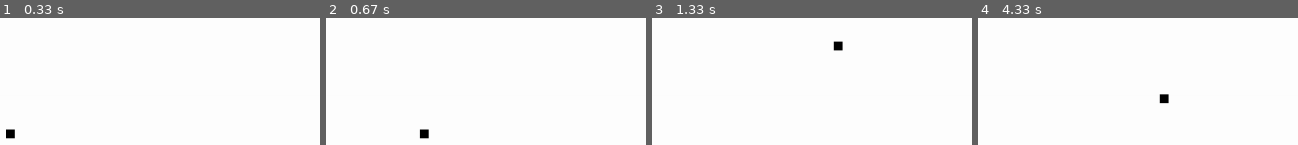
Above: before the commit, frames 1-4 (left to right).
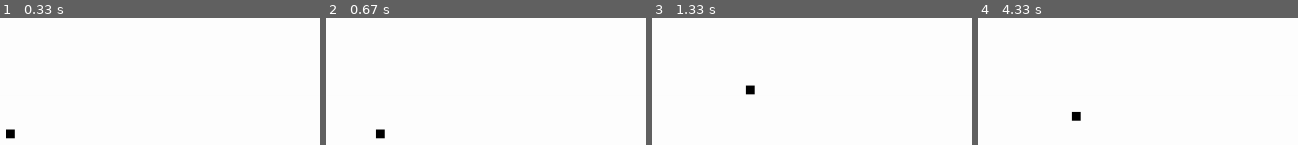
Above: after the commit, the same moments.

Repository: skylinetmk/MyPyGame
Game: pygame game, started from snake.py
Same seed, same stepped clock (60 frames per second), same inputs: the game is played once before the commit and once after it.
Inputs:
- Up to frame 1 (0.33 s): no input
- Up to frame 2 (0.67 s): hold Right from 0.33 s (still down)
- Up to frame 3 (1.33 s): release Right at 0.8 s; hold Up 0.83-1.13 s; hold Right from 1.17 s (still down)
- Up to frame 4 (4.33 s): release Right at 1.63 s; hold Left 1.67-2.2 s; hold Down 2.23-2.53 s; hold Left 2.57-2.97 s; hold Up 3-3.37 s; hold Right 3.4-4.03 s; hold Down from 4.07 s (still down)

Frame 1 is identical in both runs. In frame 2, 0.5% of the frame differs, in the area x 15-33%, y 87-96%; in frame 3, 0.5%, in the area x 29-60%, y 18-61%; in frame 4, 0.5%.

Commit message:
Змейка, врезаясь в экран будет пиводить к остановке игры (добавлены условия), также добавлен вывод сообщения на экран через функицию

Diff:
--- a/snake.py
+++ b/snake.py
@@ -1,3 +1,5 @@
+import time
+
 import pygame
 #инициализируем pygame
 pygame.init()
@@ -18,6 +20,11 @@
 white = (255, 255, 255)
 black = (0, 0, 0)
 red = (255, 0, 0)
+message_color = (190, 233, 22)
+
+#стиль выводимого текста на экран при ошибках или окончании игры
+font_style = pygame.font.SysFont(None, 100)
+
 
 #стартовое положение змейки - середина экрана
 snake_x = display_width/2 #Указываем начальное значение положения змейки по оси х.
@@ -26,7 +33,12 @@
 snake_x_change = 0 #Создаём переменную, которой в цикле while будут присваиваться значения изменения положения змейки по оси х.
 snake_y_change = 0 #создаём переменную, которой в цикле while будут присваиваться значения изменения положения змейки по оси y.
 clock = pygame.time.Clock() # для использования игрового времени (скорости игры)
+snake_speed=15 #Ограничим скорость движения змейки
 
+#Создадим функцию, которая будет показывать нам сообщения на игровом экране.
+def display_message(msg,color):
+    message_text = font_style.render(msg, True, color)
+    dis.blit(message_text, [display_width/2, display_height/2])
 
 
 
@@ -49,15 +61,20 @@
             if event.key == pygame.K_DOWN: # стрелка вниз
                 snake_x_change = 0  # Указываем шаг изменения положения змейки
                 snake_y_change = 10
+    # проверяем новое значение положение головы змейки, если з апределами экрана, то окончание игры
+    if snake_x >= display_width or snake_x < 0 or snake_y >= display_height or snake_y < 0:
+        game_over = True
+
     snake_x += snake_x_change #Записываем новое значение положения змейки по оси х.
     snake_y += snake_y_change #Записываем новое значение положения змейки по оси y.
     dis.fill(white)
 
     pygame.draw.rect(dis, black, [snake_x, snake_y, 10, 10])
     pygame.display.update() #обновляем дисплей
-    clock.tick(30) #скорость игры
-
-#разинициализируем pygame
+    clock.tick(snake_speed) #скорость игры
+display_message("Вы проиграли!!!", message_color) #Сообщение на экран
+pygame.display.update() #обновляем дисплей
+time.sleep(3)
 pygame.quit()
 #выходим из игры (закрытие окна при нажатии кнопки закрытия)
 quit()
